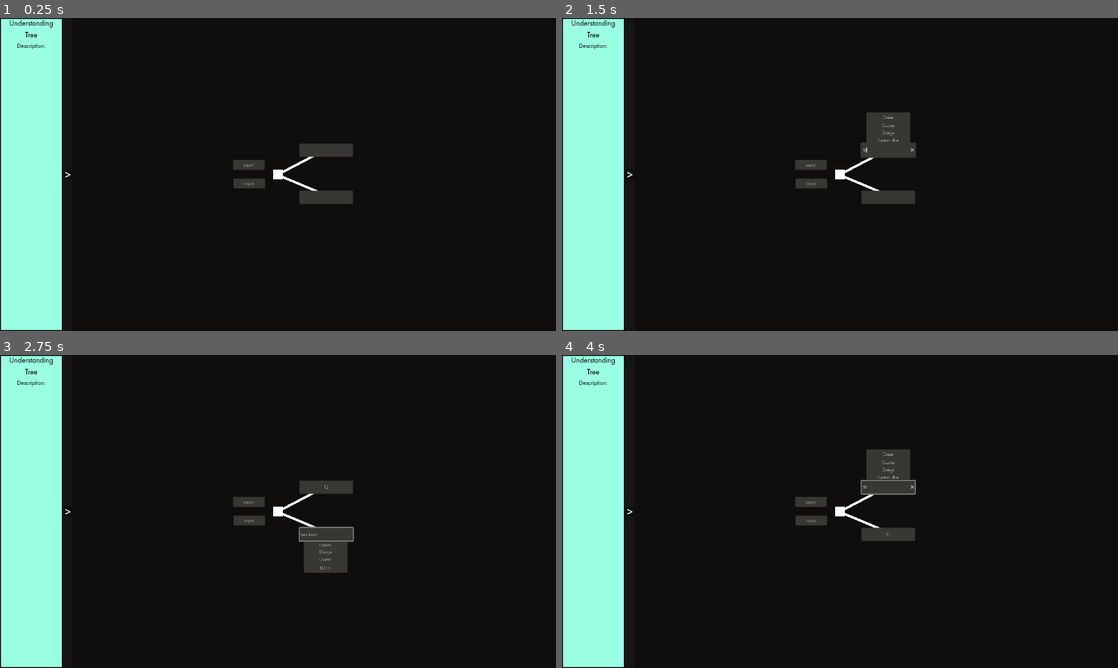
Above: before the commit, frames 1-4 (two rows, left to right).
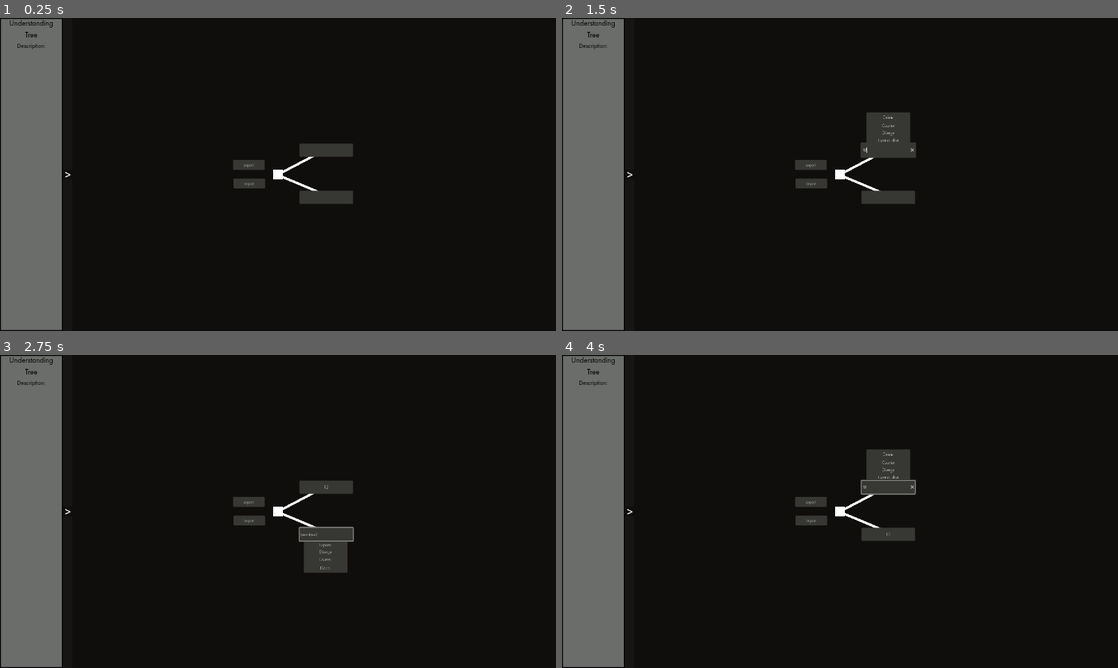
Above: after the commit, the same moments.

Repository: eqgy/understandingtree
Game: Godot game, scene res://understanding tree.tscn
The game is run twice, just before and just after one commit, with the same random seed, the same clock (stepped at 60 frames per second) and the same inputs.
Inputs (mouse positions are in pixels of both pictures, inside the frame that each line leads up to):
- Up to frame 1 (0.25 s): no input
- Up to frame 2 (1.5 s): click (890, 149) at 0.5 s; click (890, 149) at 1.27 s; type "12" at 1.35 s
- Up to frame 3 (2.75 s): click (328, 533) at 2 s
- Up to frame 4 (4 s): click (890, 533) at 2.77 s; type "12" at 2.85 s; click "12" at 3.5 s

The runs differ from the first frame. In frame 1, 11% of the frame differs, in the area x 0-12%, y 0-100%; in frame 2, 11%; in frame 3, 11%; in frame 4, 11%.

Commit message:
panel color changed

Diff:
--- a/application iterations/iteration 1/project.godot
+++ b/application iterations/iteration 1/project.godot
@@ -22,6 +22,7 @@
 [display]
 
 window/stretch/mode="viewport"
+window/stretch/aspect="expand"
 
 [input]
 
--- a/application iterations/iteration 1/sidebar.tscn
+++ b/application iterations/iteration 1/sidebar.tscn
@@ -1,10 +1,10 @@
-[gd_scene load_steps=5 format=3 uid="uid://bar48iu70ca17"]
+[gd_scene load_steps=5 format=3 uid="uid://c1rbava0y5b7y"]
 
 [ext_resource type="Script" path="res://sidebar.gd" id="1_bebx6"]
 [ext_resource type="Theme" uid="uid://bosbvfdtv48xf" path="res://node theme.tres" id="1_unxxk"]
 
 [sub_resource type="StyleBoxFlat" id="StyleBoxFlat_b6c07"]
-bg_color = Color(0.602024, 1, 0.883883, 1)
+bg_color = Color(0.41622, 0.428377, 0.410215, 1)
 border_width_left = 2
 border_width_top = 2
 border_width_right = 2
Not shown: 1 places in application iterations/iteration 1/understanding tree.tscn that only renumber resources
